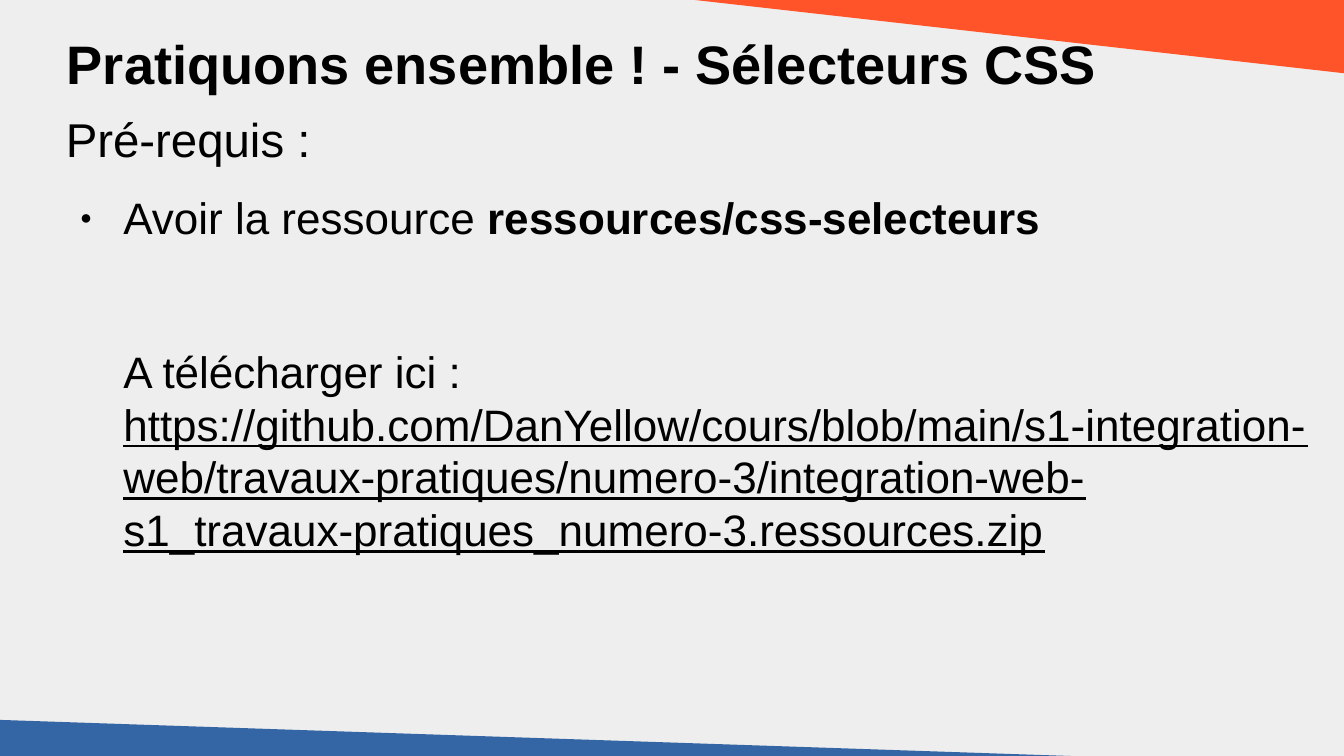
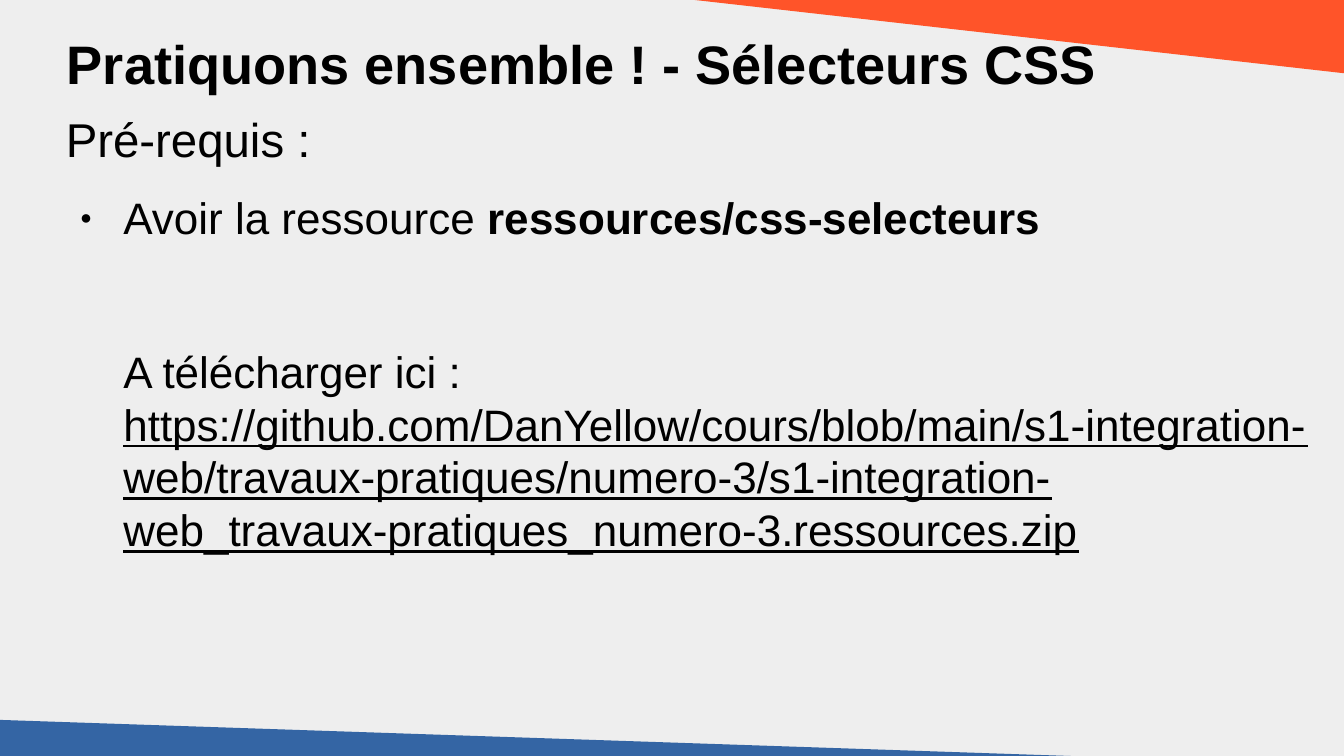
Before and after one commit to DanYellow/cours, a slide deck: slide 51 of s1-integration-web/travaux-pratiques/numero-3/presentation.odp. Drawn at 1344x756 pixels with LibreOffice and Linux fonts; fonts in the diff are those of the drawing. Boxes give left, top, right and bottom in pixels: in the first picture for what was removed or moved away, otherwise in the second. Text is boxed around its words. In the diff, an @@ line names an element or a change of style, - is before the commit and + after.

Commit message:
s1-integration-web@TP#3 - Update slides

```diff
--- a/s1-integration-web/travaux-pratiques/numero-3/presentation.odp
+++ b/s1-integration-web/travaux-pratiques/numero-3/presentation.odp
@@ text at <box>123,355,1305,555</box>: text changed @@
-A télécharger ici : https://github.com/DanYellow/cours/blob/main/s1-integration-web/travaux-pratiques/numero-3/integration-web-s1_travaux-pratiques_numero-3.ressources.zip
+A télécharger ici : https://github.com/DanYellow/cours/blob/main/s1-integration-web/travaux-pratiques/numero-3/s1-integration-web_travaux-pratiques_numero-3.ressources.zip
```
Also in this commit, not shown: 10 other slides changed, 1 other file.
